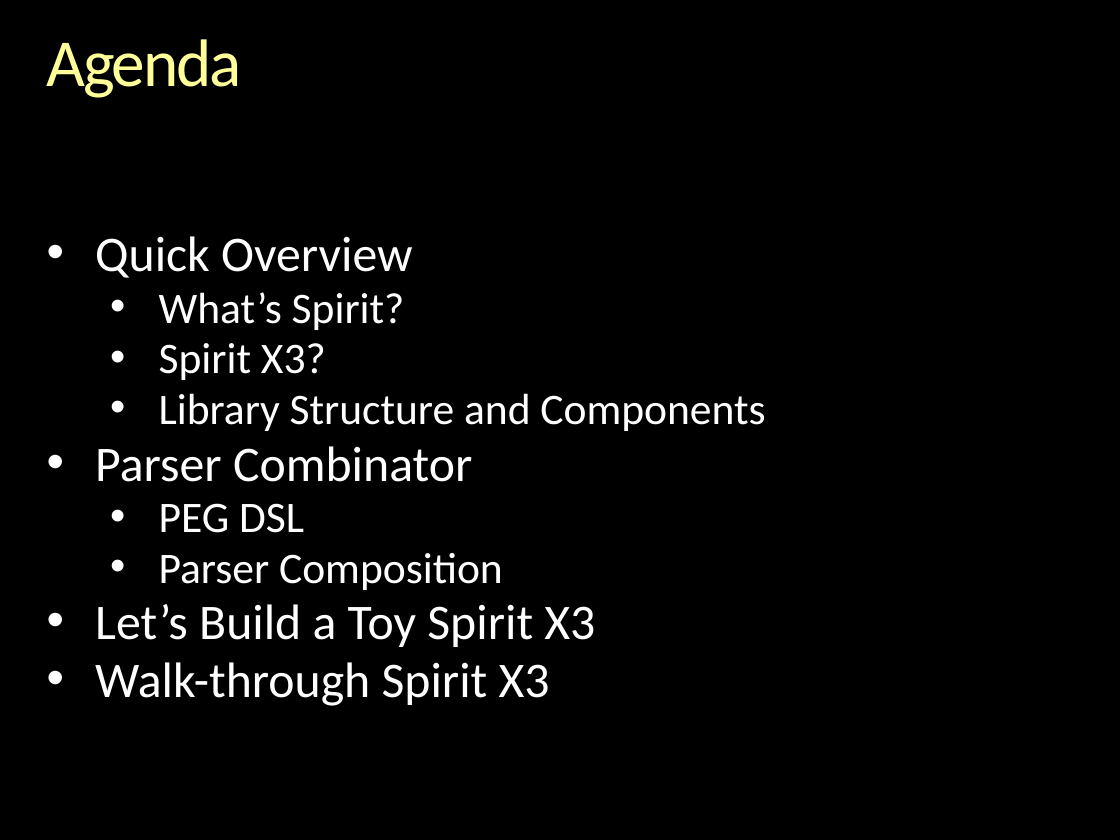
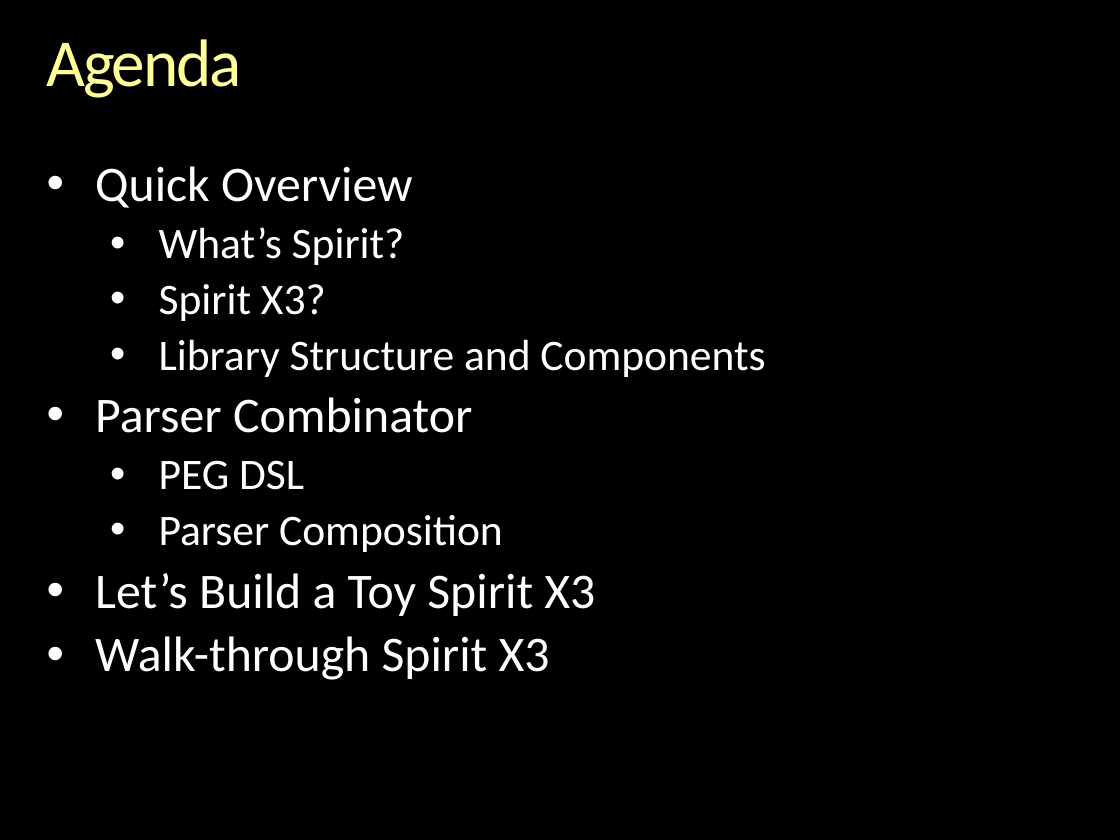
Before and after one commit to boostorg/spirit, a slide deck: slide 2 of libs/spirit/doc/cppnow_2013/Inside Spirit X3.pptx. Drawn at 1120x840 pixels with LibreOffice and Linux fonts; fonts in the diff are those of the drawing; background and template pictures are left out. Boxes give left, top, right and bottom in pixels: in the first picture for what was removed or moved away, otherwise in the second. Text is boxed around its words. In the diff, an @@ line names an element or a change of style, - is before the commit and + after.

```diff
--- a/libs/spirit/doc/cppnow_2013/Inside Spirit X3.pptx
+++ b/libs/spirit/doc/cppnow_2013/Inside Spirit X3.pptx
@@ text "Quick Overview": place and size @@
-text "Quick Overview" at bbox=[95, 236, 765, 706]
+text "Quick Overview" at bbox=[95, 166, 765, 680]
@@ text "Quick Overview" at bbox=[95, 166, 765, 680]: line spacing 0.8 to 0.9 @@
```
Also in this commit, not shown: 7 other slides changed, 2 slides added, 5 other files.
